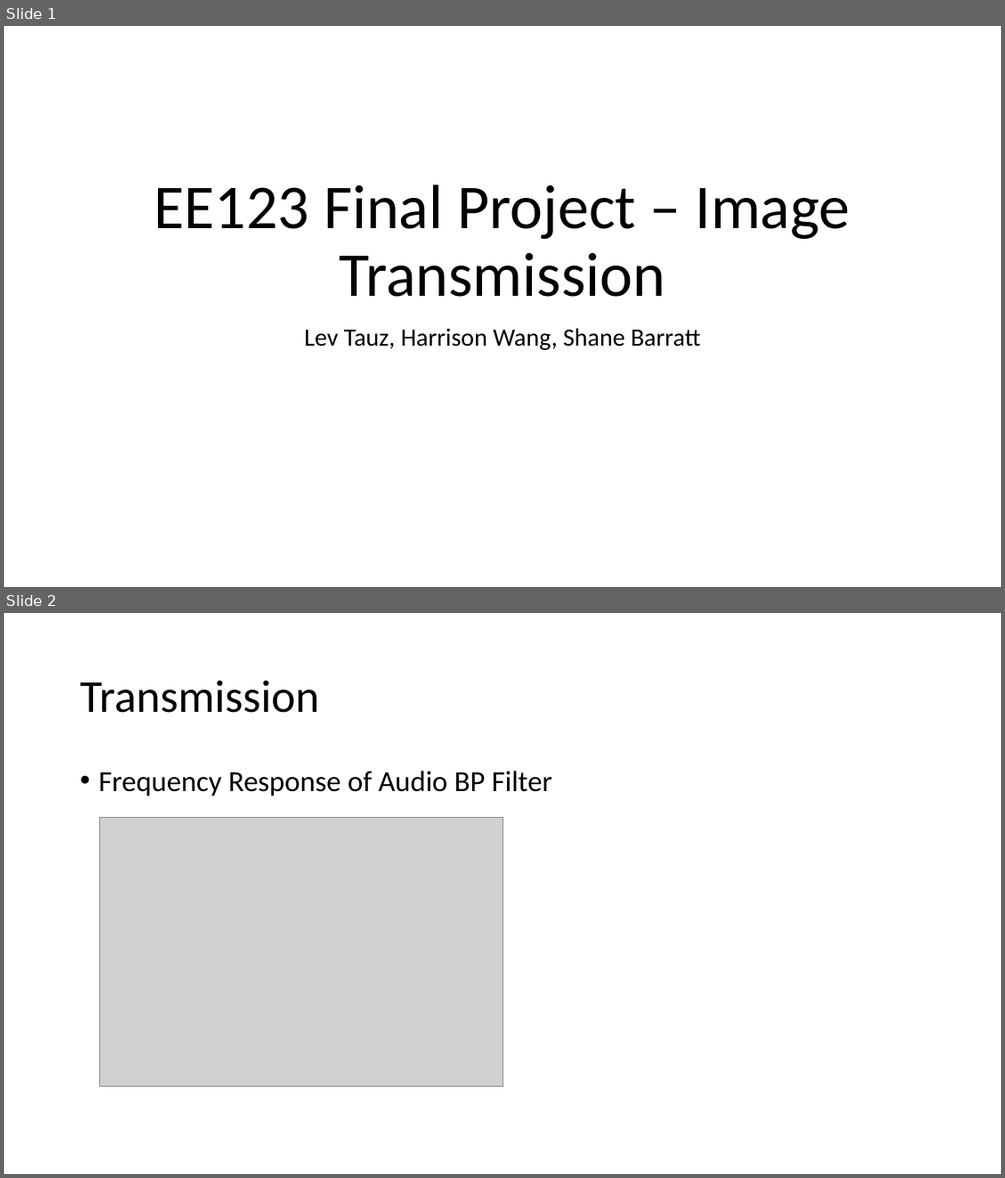
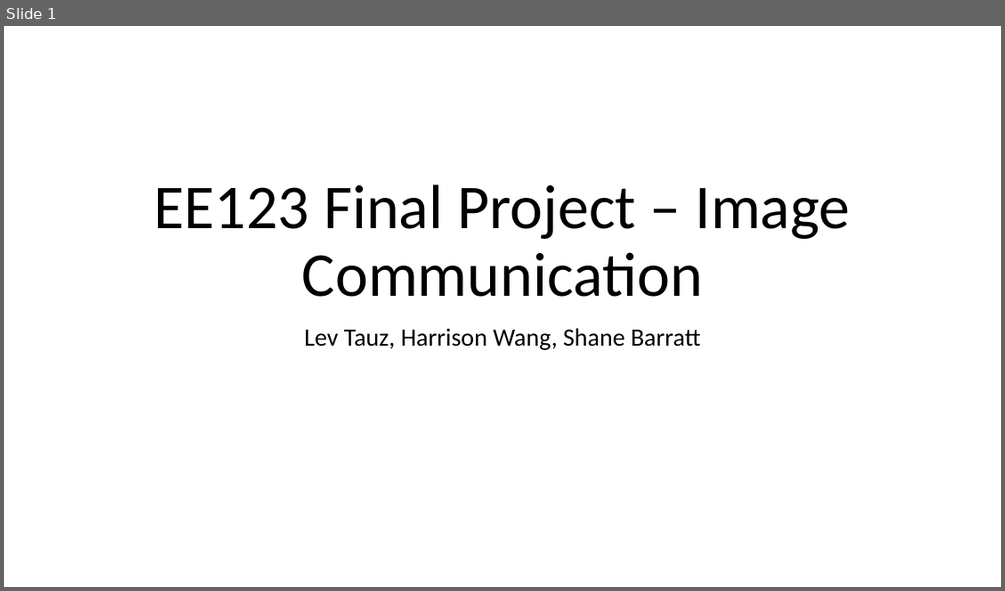
Before and after one commit to levtauz/Image_Project, a slide deck: presentation.pptx. Shown one above the other, each under a label of ours: slides 1 and 2 before the commit, slide 1 after it. The pictures are 1005x1178 and 1005x591 pixels, drawn with LibreOffice and Linux fonts; fonts in the diff are those of the drawing; grey boxes stand for pictures. Boxes give left, top, right and bottom in pixels: in the first picture for what was removed or moved away, otherwise in the second. Text is boxed around its words. In the diff, an @@ line names an element or a change of style, - is before the commit and + after.

```diff
--- a/presentation.pptx
+++ b/presentation.pptx
@@ slide 2 removed at <box>4,613,1001,1174</box>, background #FFFFFF @@
@@ title removed at <box>80,680,319,713</box> @@
-Transmission
@@ text removed at <box>98,771,552,796</box> @@
-• Frequency Response of Audio BP Filter
@@ picture removed at <box>100,817,502,1086</box> @@
@@ slide 1 changed as well @@
@@ title at <box>154,184,850,297</box>: text changed @@
-EE123 Final Project – Image Transmission
+EE123 Final Project – Image Communication
```
Also in this commit, not shown: 7 slides added, 1 other slide removed, 2 other files.
